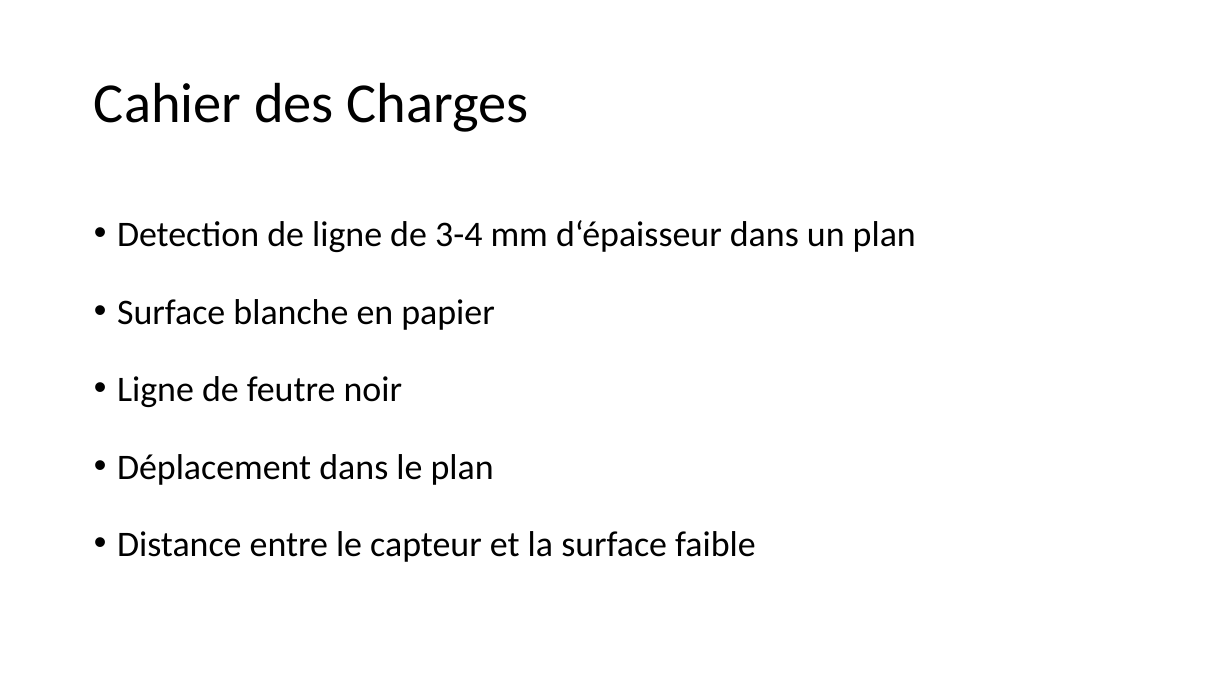
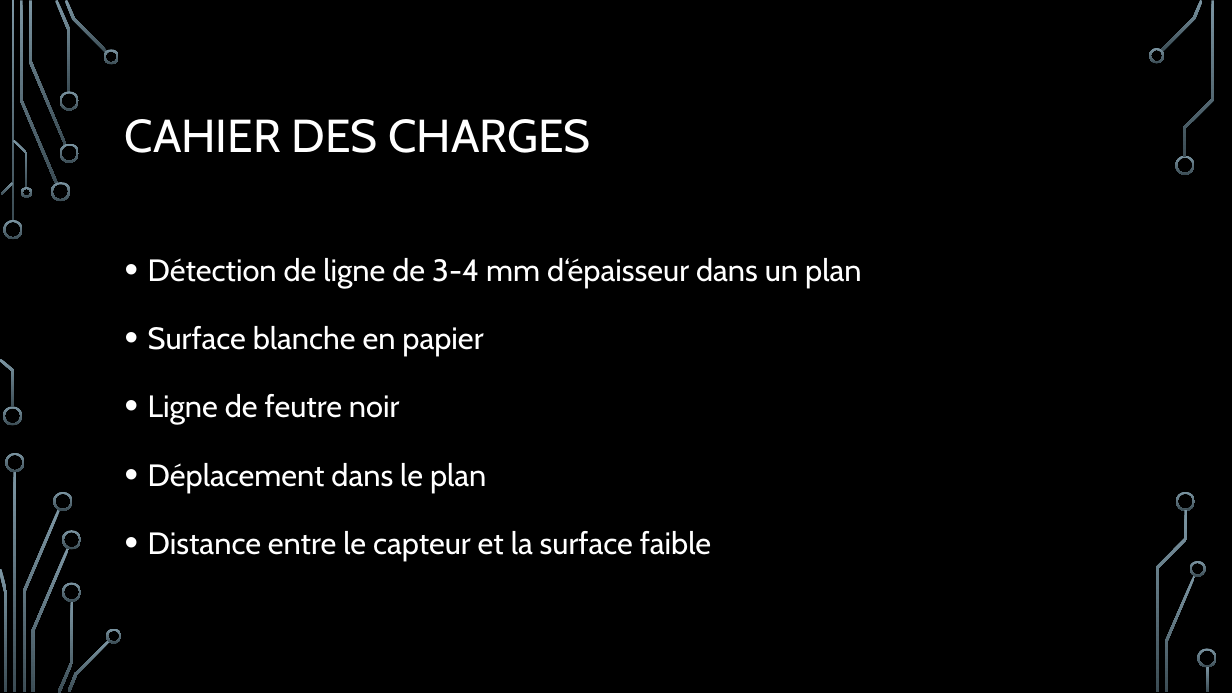
Before and after one commit to robotronik/conferences, a slide deck: slide 3 of Conc_elec/pres/Conception_Elec.pptx. Drawn at 1232x693 pixels with LibreOffice and Linux fonts; fonts in the diff are those of the drawing; background and template pictures are left out. Boxes give left, top, right and bottom in pixels: in the first picture for what was removed or moved away, otherwise in the second. Text is boxed around its words. In the diff, an @@ line names an element or a change of style, - is before the commit and + after.

```diff
--- a/Conc_elec/pres/Conception_Elec.pptx
+++ b/Conc_elec/pres/Conception_Elec.pptx
@@ background #FFFFFF to picture (left out) @@
@@ title at <box>125,119,591,153</box>: text changed; size 44 to 36 pt; font Calibri to Cabin; text colour #000000 to #FFFFFF @@
-Cahier des Charges
+CAHIER DES CHARGES
@@ text "Détection de ligne de 3-4 ...": place and size @@
-text "Détection de ligne de 3-4 ..." at <box>117,220,916,562</box>
+text "Détection de ligne de 3-4 ..." at <box>148,258,861,561</box>
@@ text at <box>148,258,861,288</box>: text changed; size 28 to 24 pt; font Calibri to Cabin; text colour #000000 to #FFFFFF @@
-• Detection de ligne de 3-4 mm d‘épaisseur dans un plan
+• Détection de ligne de 3-4 mm d‘épaisseur dans un plan
@@ text at <box>148,326,711,561</box>: size 28 to 24 pt, font Calibri to Cabin, text colour #000000 to #FFFFFF in "Surface blanche en papier", "Ligne de feutre noir", "Déplacement dans le plan", "Distance entre le capteur et la surface ..." @@
@@ group added at <box>0,0,1217,693</box>: 33 freeform shapes, 3 rectangles @@
```
Also in this commit, not shown: 2 other slides changed, 18 slides added, 7 slides removed, 21 other files.
